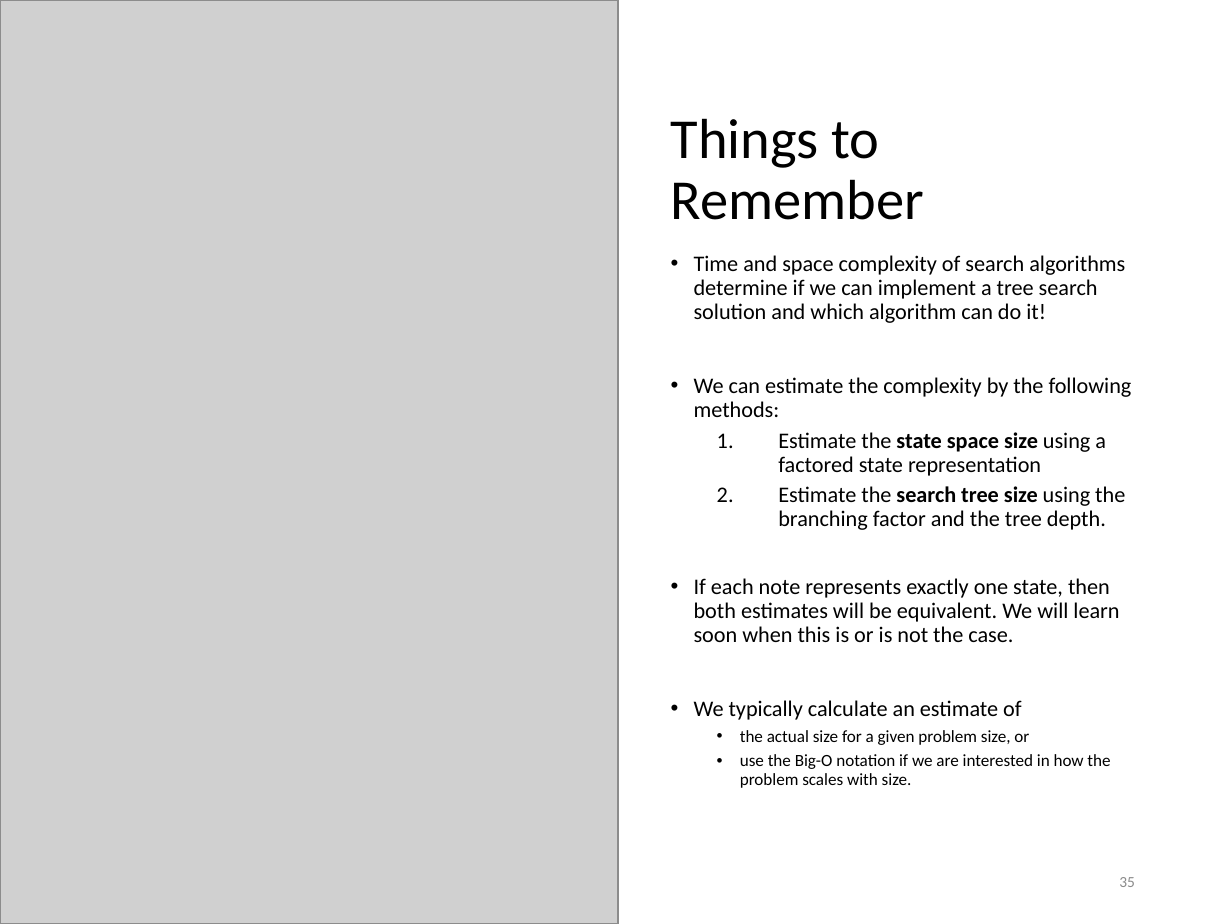
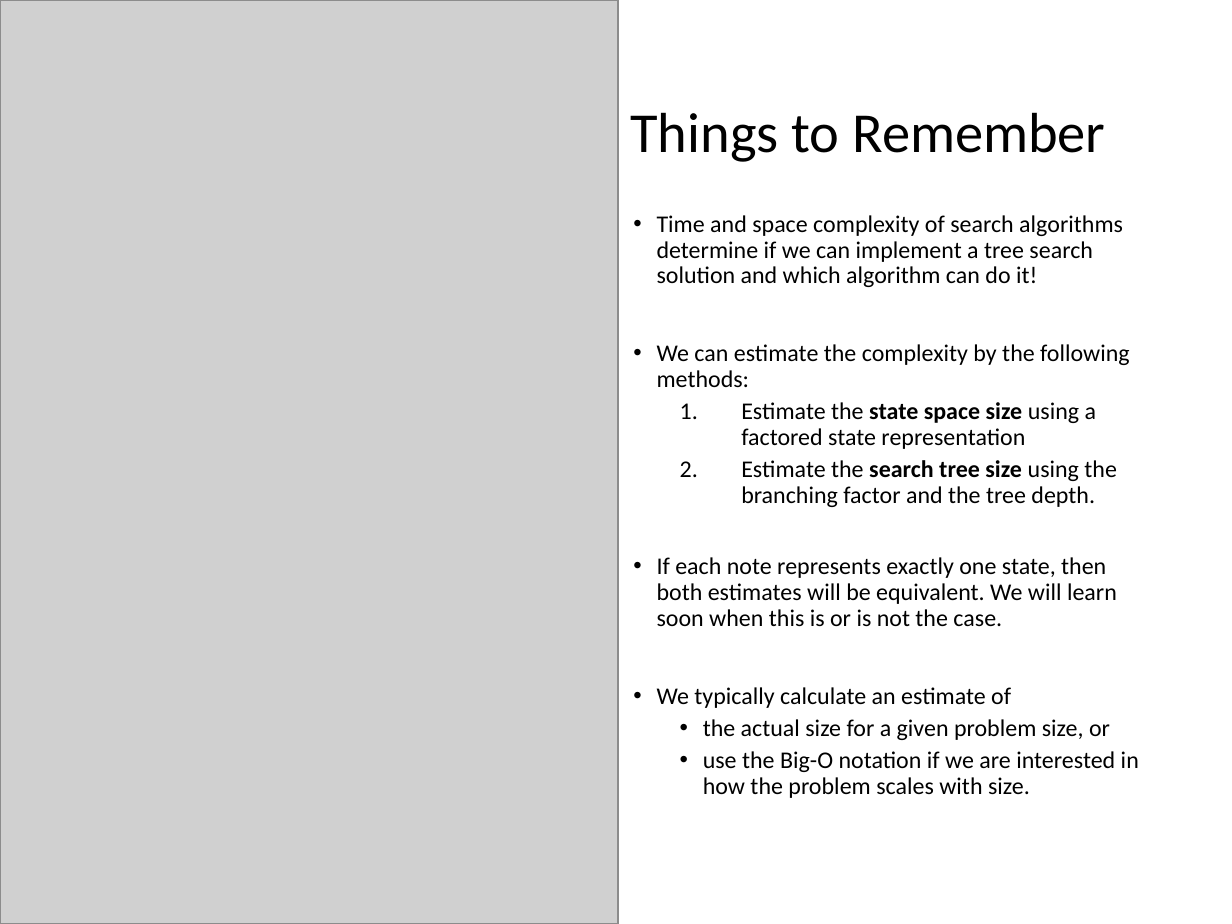
Before and after one commit to kunleola/CS7320, a slide deck: slide 35 of slides/03_search.pptx. Drawn at 1232x924 pixels with LibreOffice and Linux fonts; fonts in the diff are those of the drawing; grey boxes stand for pictures. Boxes give left, top, right and bottom in pixels: in the first picture for what was removed or moved away, otherwise in the second. Text is boxed around its words. In the diff, an @@ line names an element or a change of style, - is before the commit and + after.

```diff
--- a/slides/03_search.pptx
+++ b/slides/03_search.pptx
@@ title "Things to Remember" rewrapped from <box>671,118,924,220</box> to <box>630,112,1105,162</box> @@
@@ text "Time and space complexity of ...": place and size @@
-text "Time and space complexity of ..." at <box>694,255,1132,788</box>
+text "Time and space complexity of ..." at <box>657,215,1139,798</box>
@@ text "Time and space complexity of ..." at <box>657,215,1139,798</box>: size 13 to 14 pt in "Time and space complexity of search algorithms ...", "We can estimate the complexity by the ...", "Estimate the state space size using a ...", "Estimate the search tree size using the ..." and 2 more places; size 10 to 14 pt in "the actual size for a given problem ...", "use the Big-O notation if we are ..." @@
@@ page number removed at <box>1119,877,1135,887</box> @@
-35
```
Also in this commit, not shown: 2 other slides changed, 1 other file.
